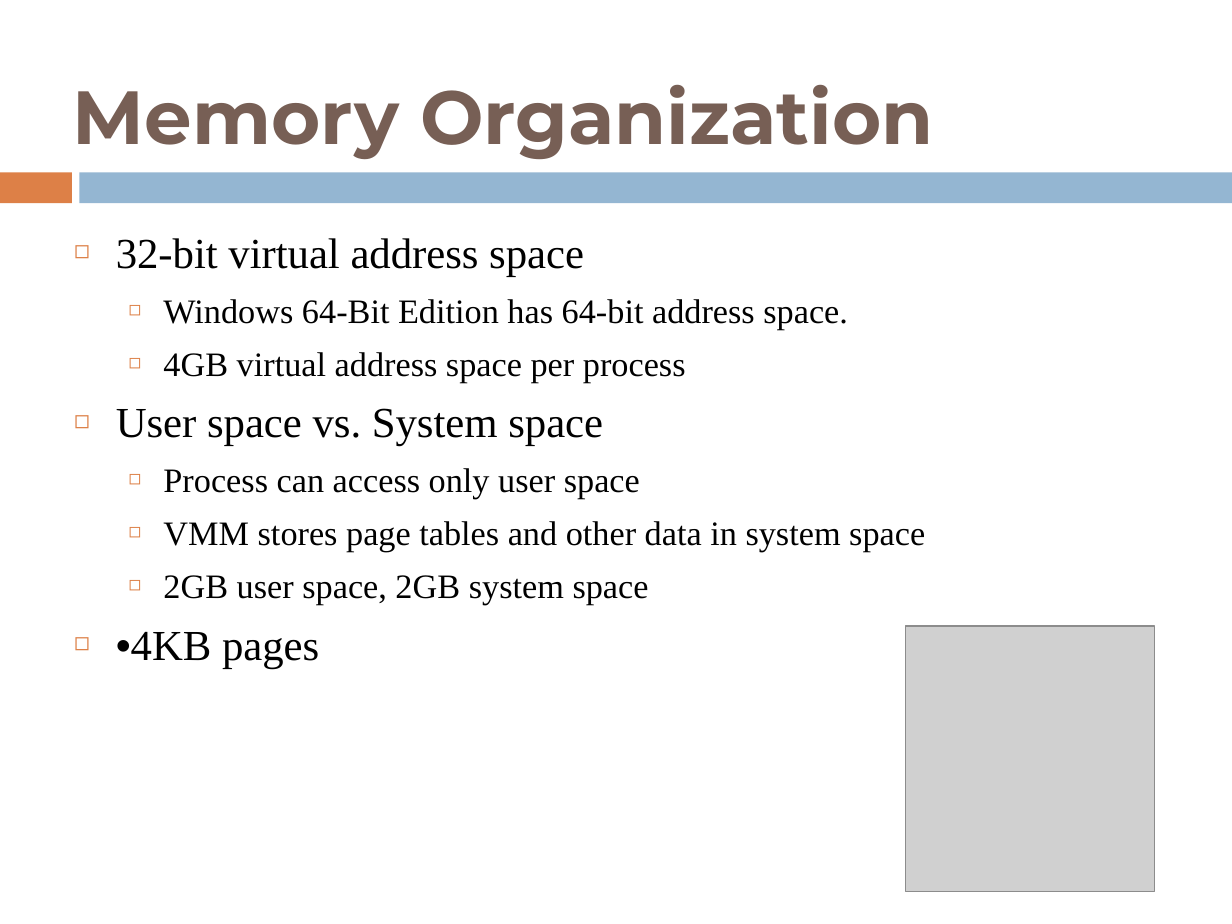
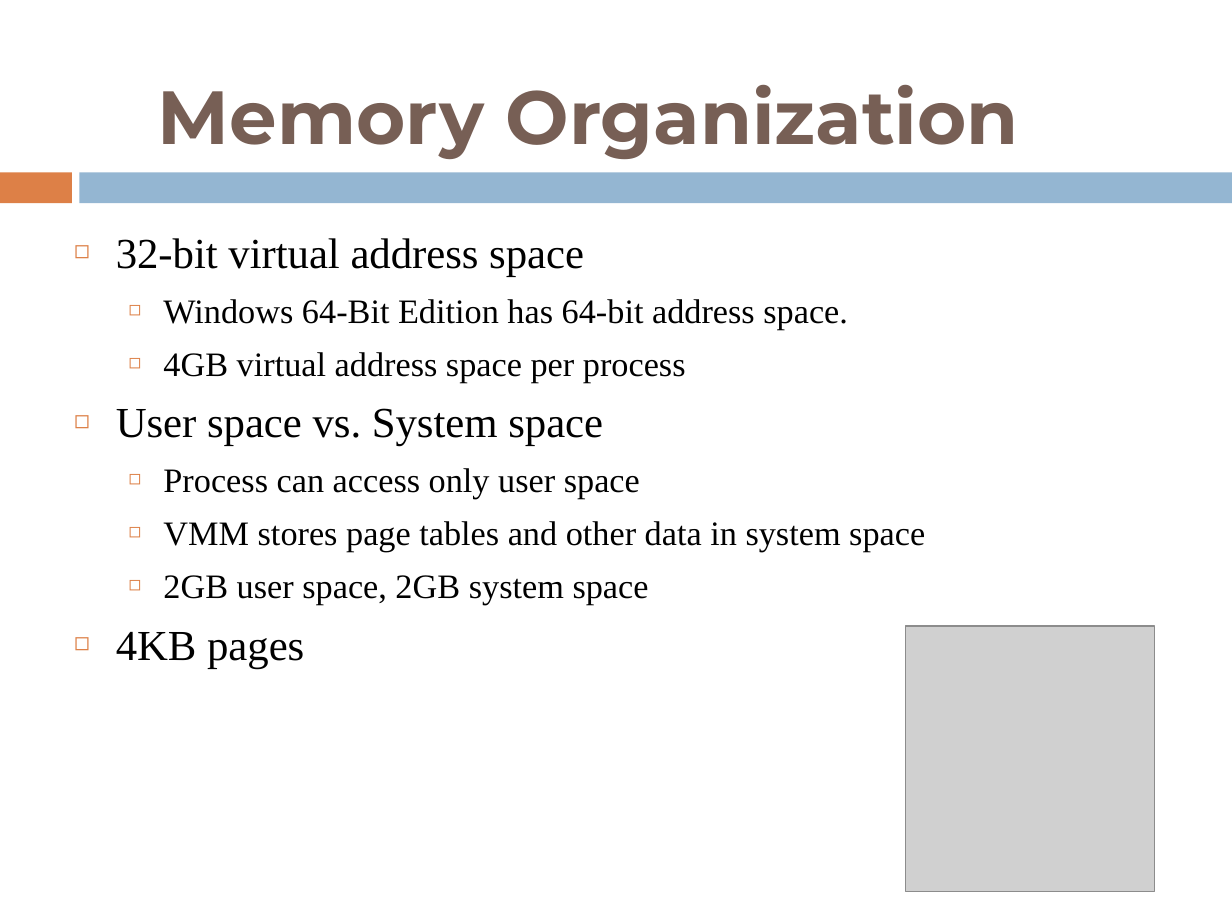
Before and after one commit to shyamrajendran/OS_MPS, a slide deck: slide 11 of 4th_credit/survey.pptx (slide 23 before the commit). Drawn at 1232x924 pixels with LibreOffice and Linux fonts; fonts in the diff are those of the drawing; grey boxes stand for pictures. Boxes give left, top, right and bottom in pixels: in the first picture for what was removed or moved away, otherwise in the second. Text is boxed around its words. In the diff, an @@ line names an element or a change of style, - is before the commit and + after.

```diff
--- a/4th_credit/survey.pptx
+++ b/4th_credit/survey.pptx
@@ title "Memory Organization": place and size @@
-title "Memory Organization" at box(73, 85, 933, 159)
+title "Memory Organization" at box(158, 85, 1019, 159)
@@ text at box(116, 632, 304, 668): text changed @@
-◻ •4KB pages
+◻ 4KB pages
```
Also in this commit, not shown: 3 other slides changed.
